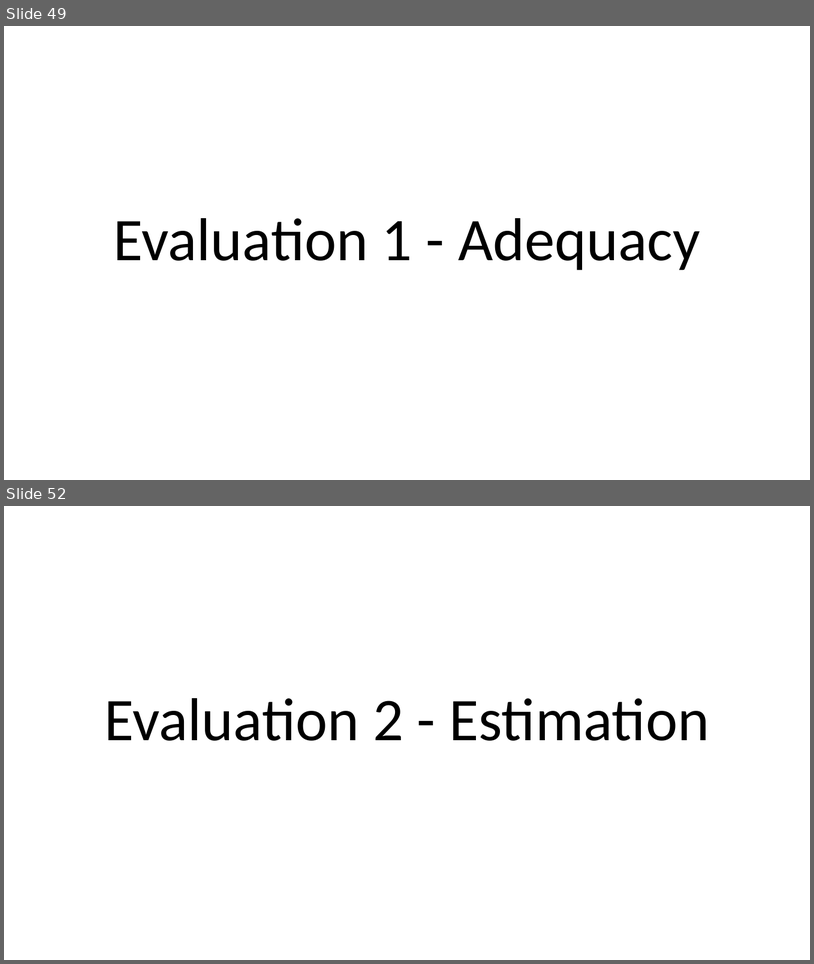
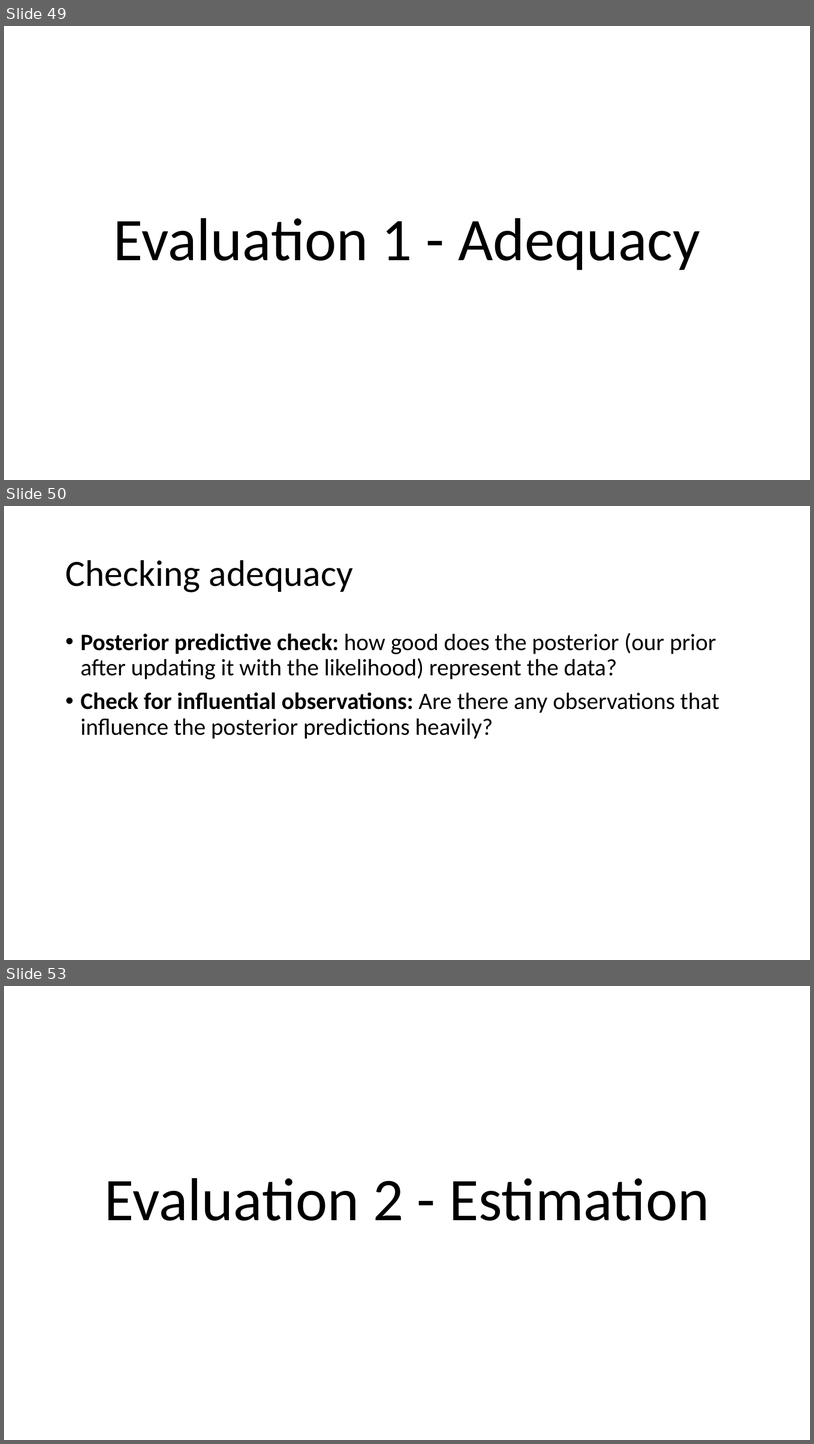
Before and after one commit to julianquandt/brms-intro-SIPS2019, a slide deck: intro_to_brms.pptx. Shown one above the other, each under a label of ours: slides 49 and 52 before the commit, slides 49, 50 and 53 after it; the slides between them are not shown. The pictures are 814x964 and 814x1444 pixels, drawn with LibreOffice and Linux fonts; fonts in the diff are those of the drawing. Boxes give left, top, right and bottom in pixels: in the first picture for what was removed or moved away, otherwise in the second. Text is boxed around its words. In the diff, an @@ line names an element or a change of style, - is before the commit and + after.

```diff
--- a/intro_to_brms.pptx
+++ b/intro_to_brms.pptx
@@ slide 50 added at (4,506,810,960), background #FFFFFF @@
@@ title added at (65,560,353,592), 44 pt, text #000000 @@
+Checking adequacy
@@ text added at (81,633,720,739), 28 pt, text #000000 @@
+• Posterior predictive check: how good does the posterior (our prior after updating it with the likelihood) represent the data?
+• Check for influential observations: Are there any observations that influence the posterior predictions heavily?
@@ what was slide 52 is now slide 53 @@
```
Also in this commit, not shown: 7 slides changed, 3 other slides added, 1 slide removed, 1 other file.
